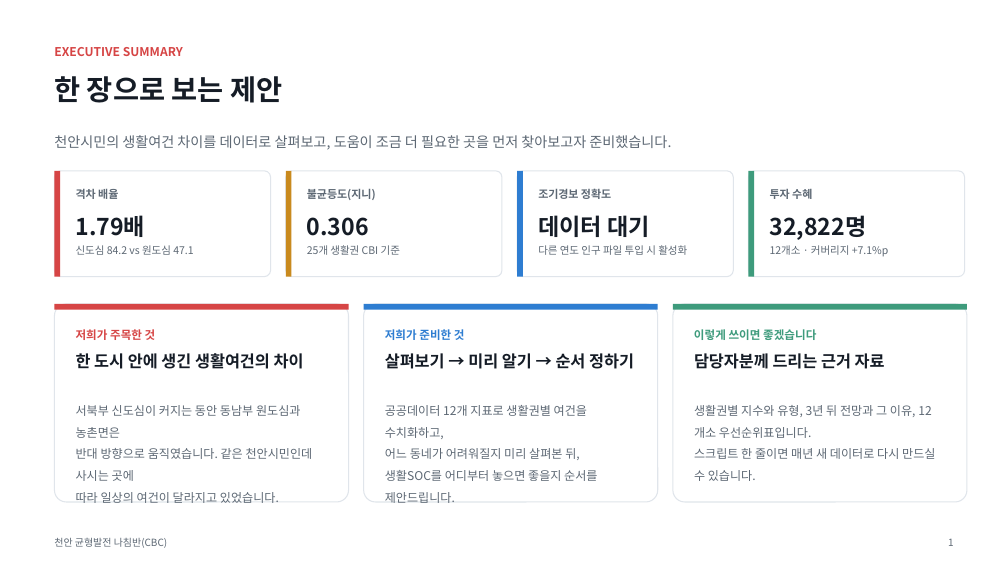
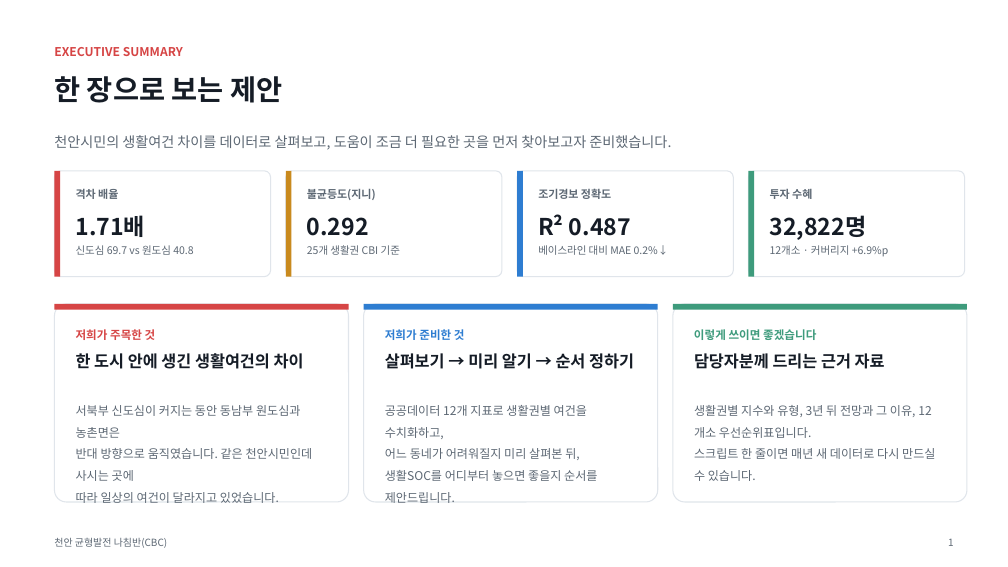
Before and after one commit to BioCode67/2026-AI-, a slide deck: slide 2 of deliverables/기획서_천안균형발전나침반_CBC.pptx. Drawn at 1008x567 pixels with LibreOffice and Linux fonts; fonts in the diff are those of the drawing. Boxes give left, top, right and bottom in pixels: in the first picture for what was removed or moved away, otherwise in the second. Text is boxed around its words. In the diff, an @@ line names an element or a change of style, - is before the commit and + after.

```diff
--- a/deliverables/기획서_천안균형발전나침반_CBC.pptx
+++ b/deliverables/기획서_천안균형발전나침반_CBC.pptx
@@ text at [76,215,146,237]: text changed @@
-1.79배
+1.71배
@@ text at [307,217,369,236]: text changed @@
-0.306
+0.292
@@ text at [538,214,631,236]: text changed @@
-데이터 대기
+R² 0.487
@@ text at [76,245,193,255]: text changed @@
-신도심 84.2 vs 원도심 47.1
+신도심 69.7 vs 원도심 40.8
@@ text at [538,245,669,255]: text changed @@
-다른 연도 인구 파일 투입 시 활성화
+베이스라인 대비 MAE 0.2%↓
@@ text at [770,245,888,257]: text changed @@
-12개소 · 커버리지 +7.1%p
+12개소 · 커버리지 +6.9%p
```
Also in this commit, not shown: 10 other slides changed, 24 other files.
